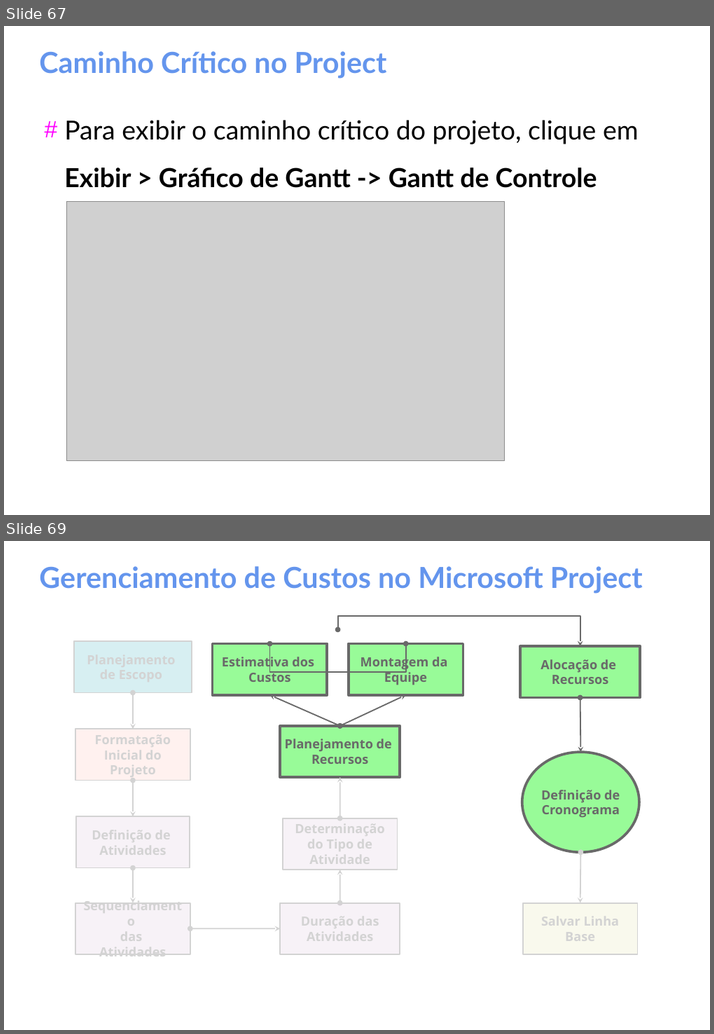
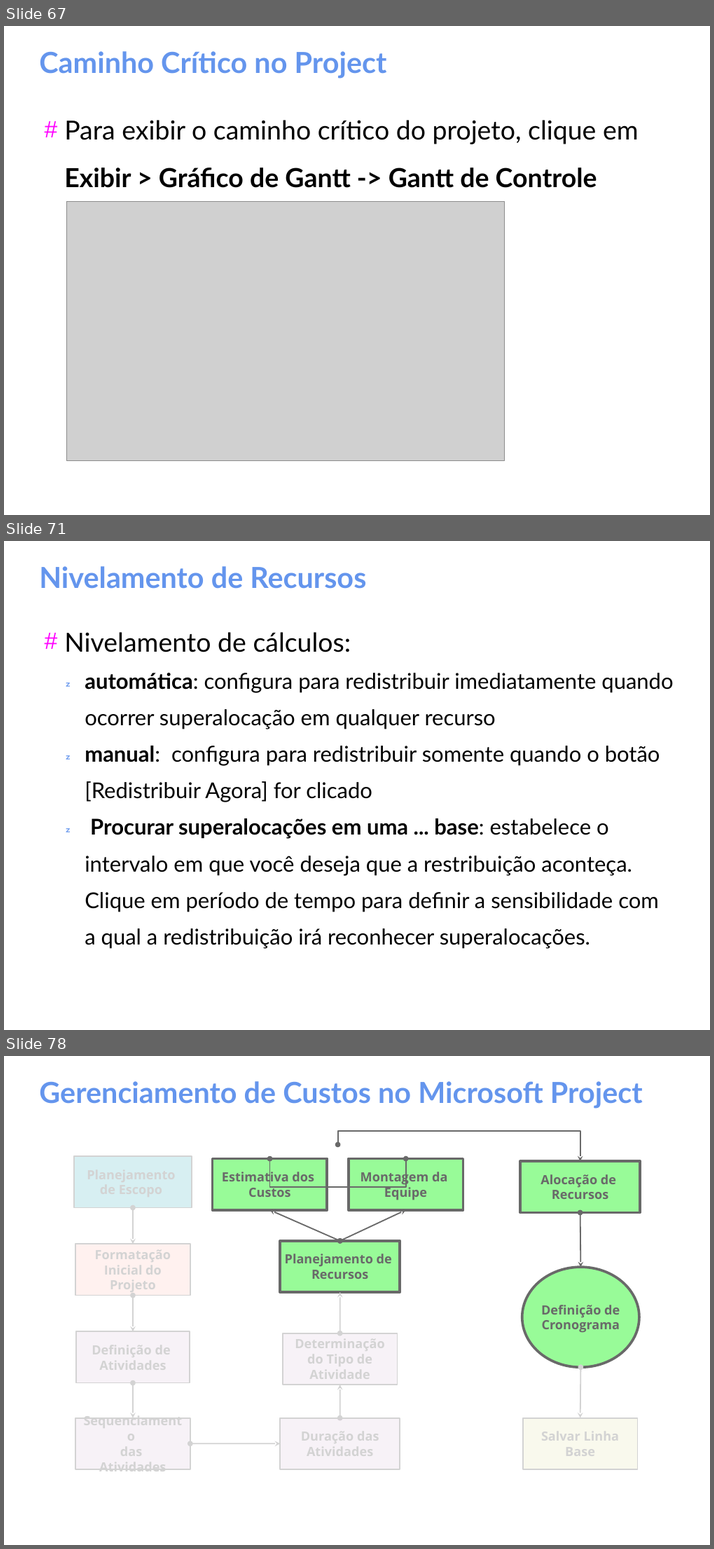
Before and after one commit to gomesluiz/gestao-de-projetos, a slide deck: aulas/project-aula-02.odp. Shown one above the other, each under a label of ours: slides 67 and 69 before the commit, slides 67, 71 and 78 after it; the slides between them are not shown. The pictures are 714x1034 and 714x1549 pixels, drawn with LibreOffice and Linux fonts; fonts in the diff are those of the drawing; grey boxes stand for pictures. Boxes give left, top, right and bottom in pixels: in the first picture for what was removed or moved away, otherwise in the second. Text is boxed around its words. In the diff, an @@ line names an element or a change of style, - is before the commit and + after.

```diff
--- a/aulas/project-aula-02.odp
+++ b/aulas/project-aula-02.odp
@@ slide 71 added at (x1=4, y1=541, x2=710, y2=1030), background #FFFFFF @@
@@ title added at (x1=39, y1=566, x2=366, y2=589), 32 pt, text #6495ED, bold @@
+Nivelamento de Recursos
@@ text added at (x1=64, y1=632, x2=672, y2=948), 24 pt, text #000000 @@
+# Nivelamento de cálculos:
+   automática: configura para redistribuir imediatamente quando ocorrer superalocação em qualquer recurso
+   manual: configura para redistribuir somente quando o botão [Redistribuir Agora] for clicado
+   Procurar superalocações em uma ... base: estabelece o intervalo em que você deseja que a restribuição aconteça. Clique em período de tempo para definir a sensibilidade com a qual a redistribuição irá reconhecer superalocações.
@@ what was slide 69 is now slide 78 @@
```
Also in this commit, not shown: 6 slides changed, 9 other slides added, 1 slide removed.
